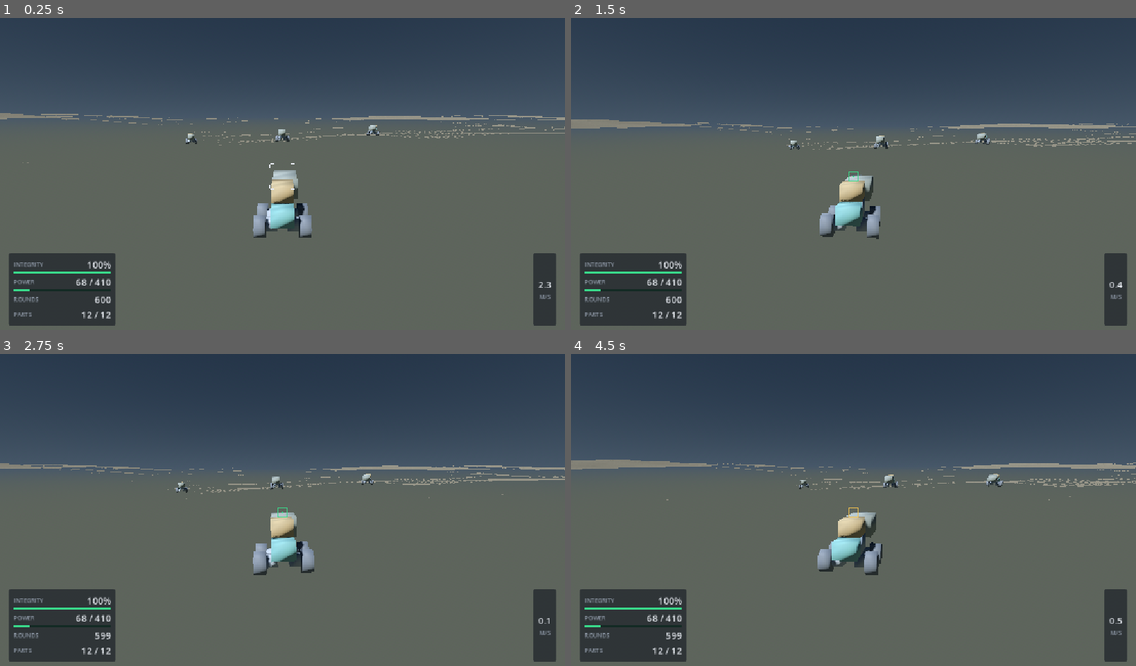
Above: before the commit, frames 1-4 (two rows, left to right).
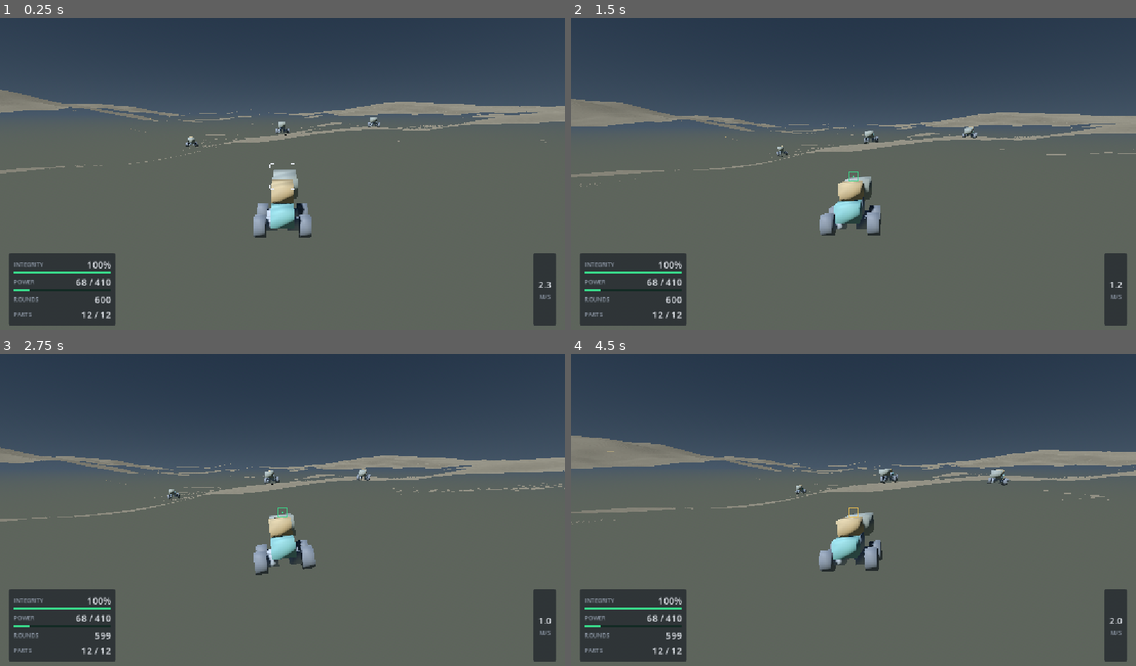
Above: after the commit, the same moments.

Repository: RobLobsta/project-syndicate
Game: Godot game, scene res://scenes/boot/main.tscn
The game is run twice, just before and just after one commit, with the same random seed, the same clock (stepped at 60 frames per second) and the same inputs.
Inputs (mouse positions are in pixels of both pictures, inside the frame that each line leads up to):
- Up to frame 1 (0.25 s): no input
- Up to frame 2 (1.5 s): tap Enter at 0.5 s; move the mouse to (881, 174) at 0.52 s; hold E (effector_cycle_group) from 0.53 s (still down); tap M (build_mirror_toggle) at 0.6 s; move the mouse to (825, 177) at 1.27 s; tap Middle mouse button (build_pick) at 1.35 s
- Up to frame 3 (2.75 s): keep holding E (effector_cycle_group); move the mouse to (293, 506) at 2.02 s; click (293, 506) at 2.1 s
- Up to frame 4 (4.5 s): keep holding E (effector_cycle_group); move the mouse to (847, 516) at 2.77 s; right-click (847, 516) at 2.85 s; move the mouse to (893, 516) at 3.52 s; tap T (build_rotate_pitch) at 3.6 s; move the mouse to (808, 510) at 4.27 s; tap Y (build_rotate_roll) at 4.35 s

The runs differ from the first frame. In frame 1, 4.2% of the frame differs, in the area x 0-100%, y 23-71%; in frame 2, 4.9%; in frame 3, 4.3%; in frame 4, 5.4%, in the area x 0-100%, y 26-87%.

Commit message:
Make the terrain readable, gate DCC operands, and consolidate the handoff
Three things, all of which came from looking at the game rather than at the
suite.

The terrain rendered as a flat plane. At 6.5 m of relief over the noise's
110 m wavelength the slope is about 3 degrees, which is drivable and
invisible, and the whole Ground Array looked like the slab it replaced.
Amplitude is 15 m.

Grazing angles showed speckle crawling over the ground, which looked like
z-fighting and was the surface classification flickering between COMPACTED
and LOOSE sample to sample. GroundSource measured the gradient across a
single 0.5 m step, which samples the finest noise octave. A slope is a
metres-scale feature and spoil collects on it at that scale; the stencil now
spans 4 m and the classification comes out in coherent bands.

Neither was visible in any test. The suite was green for both while the
physics file proved the collision agreed with the height data to 12 cm.

ManifoldChecker lands as doc 10 §3.1's blocking gate. It welds by position
before counting edge uses, because the naive index-based predicate disagrees
with the engine on two of the six probed cases — a split-vertex BoxMesh and
a SphereMesh's pole fans — and both disagreements refuse geometry that bakes
perfectly. Degenerate triangles are reported and are not fatal. A duplicated
face is caught by excess edges, which a boundary-only check would pass.

HANDOFF is consolidated rather than appended: three engine facts, five
findings, the player review re-ranked, and the next-steps queue rewritten.
Landing the terrain promoted "nothing renders a wheel at its contact point"
from a theoretical complaint to the most obvious unfinished thing about the
vehicle, because a wheel drawn at its lattice cell now visibly hangs in the
air on every crest.

Co-Authored-By: Claude Opus 5 <noreply@anthropic.com>
Claude-Session: https://claude.ai/code/session_01QDHLJyLmHox6MW1QMPRHwZ

Diff:
--- /dev/null
+++ b/src/core/util/manifold_checker.gd
@@ -0,0 +1,187 @@
+class_name ManifoldChecker
+extends RefCounted
+## Decides whether a mesh is a closed solid that Godot's CSG will accept, as
+## required by [code]docs/PROCEDURAL_STRUCTURE_SLICING.md[/code] §3.1.
+##
+## [b]This is a blocking gate, not a diagnostic.[/b] Godot 4.4 replaced the CSG
+## implementation with the Manifold library, whose contract is that operands are
+## watertight — and an operand that is not does not raise, does not warn, and
+## does not fail the bake. It contributes nothing and the tree bakes cleanly
+## without it. Measured against 4.7.1: an open two-triangle sheet unioned with a
+## 1 m box bakes to exactly the box; a box with one face deleted bakes to
+## nothing; a 9 408-triangle cylinder whose seam vertices differ by the 2.4e-16
+## between [code]sin(0)[/code] and [code]sin(TAU)[/code] bakes to nothing and
+## takes its twelve window cuts with it.
+##
+## So the failure mode a DCC-authored Static Volume produces is [b]a missing wall
+## in an otherwise perfect building, with a green build log[/b]. Nothing
+## downstream can detect it: a dropped operand leaves bake output that is
+## impeccably manifold and simply missing a storey. The check therefore runs on
+## the [i]input[/i] operands and refuses the bake.
+##
+## [b]The predicate must weld by position first.[/b] Counting edge uses by vertex
+## index reports Godot's own [BoxMesh] as having 24 boundary edges, because a box
+## is 24 vertices once split for UVs and normals — and the engine bakes that box
+## perfectly, because Manifold welds by position internally. Degenerate triangles
+## must [i]not[/i] disqualify either: [SphereMesh] ships 128 of them at its poles
+## and bakes fine.
+##
+## Verified to agree with the engine on all six of [BoxMesh], [SphereMesh], a
+## welded grid box, a float-seam cylinder, an open sheet, and a holed box.
+
+## Grid the weld quantises positions to, in reciprocal metres. At 1/4096 m two
+## vertices closer than about 0.24 mm are the same vertex — far below any
+## intentional feature and far above the float error a DCC export introduces at
+## a UV seam.
+const WELD_QUANTUM: float = 4096.0
+
+
+## The verdict on one surface of one mesh.
+class Report:
+	extends RefCounted
+
+	## Whether the surface is a closed orientable solid CSG will accept.
+	var ok: bool = false
+	## Edges used by exactly one triangle: a hole.
+	var boundary_edges: int = 0
+	## Edges used by three or more: a fin, or a duplicated face.
+	var excess_edges: int = 0
+	## Triangles with two or more coincident corners. Reported, never fatal.
+	var degenerate_triangles: int = 0
+	var triangle_count: int = 0
+	var welded_vertex_count: int = 0
+	var raw_vertex_count: int = 0
+
+	## A one-line explanation naming what is wrong and what it will cost.
+	func summary() -> String:
+		if ok:
+			return (
+				"closed solid: %d triangles, %d vertices welded from %d"
+				% [triangle_count, welded_vertex_count, raw_vertex_count]
+			)
+		var parts := PackedStringArray()
+		if boundary_edges > 0:
+			parts.push_back("%d boundary edges (holes)" % boundary_edges)
+		if excess_edges > 0:
+			parts.push_back("%d edges shared by 3+ faces (fins or duplicate faces)" % excess_edges)
+		if parts.is_empty():
+			parts.push_back("no geometry")
+		return (
+			"NOT a closed solid: %s. Godot's CSG will discard this operand "
+			+ "silently and bake the rest of the tree without it."
+		) % ", ".join(parts)
+
+
+## Checks surface [param surface] of [param mesh].
+static func check_surface(mesh: Mesh, surface: int = 0) -> Report:
+	var report := Report.new()
+	if mesh == null or surface < 0 or surface >= mesh.get_surface_count():
+		return report
+	var arrays: Array = mesh.surface_get_arrays(surface)
+	if arrays.is_empty():
+		return report
+	return check_arrays(arrays)
+
+
+## Checks a raw surface array set, so a caller can validate geometry it has built
+## but not yet committed to a [Mesh].
+static func check_arrays(arrays: Array) -> Report:
+	var report := Report.new()
+	var verts: PackedVector3Array = arrays[Mesh.ARRAY_VERTEX]
+	if verts.is_empty():
+		return report
+	var idx: PackedInt32Array = arrays[Mesh.ARRAY_INDEX]
+	if idx.is_empty():
+		# An unindexed surface is a flat triangle soup; every vertex is its own
+		# index and the weld below is what recovers the topology.
+		idx = PackedInt32Array()
+		idx.resize(verts.size())
+		for i: int in verts.size():
+			idx[i] = i
+
+	report.raw_vertex_count = verts.size()
+	report.triangle_count = idx.size() / 3
+
+	var weld := _weld_by_position(verts)
+	report.welded_vertex_count = _distinct_count(weld)
+
+	# Edge use counts, keyed on the welded endpoint pair with the lower index
+	# first so that the two directions of one edge are the same key.
+	var use: Dictionary = {}
+	for t: int in report.triangle_count:
+		var a := weld[idx[t * 3]]
+		var b := weld[idx[t * 3 + 1]]
+		var c := weld[idx[t * 3 + 2]]
+		if a == b or b == c or a == c:
+			# A sliver with two corners welded together contributes no surface
+			# and no boundary. SphereMesh ships 128 of these at its poles.
+			report.degenerate_triangles += 1
+			continue
+		for e: Vector2i in [Vector2i(a, b), Vector2i(b, c), Vector2i(c, a)]:
+			var key := Vector2i(mini(e.x, e.y), maxi(e.x, e.y))
+			use[key] = int(use.get(key, 0)) + 1
+
+	for key: Vector2i in use:
+		var n := int(use[key])
+		if n == 1:
+			report.boundary_edges += 1
+		elif n > 2:
+			report.excess_edges += 1
+
+	report.ok = (
+		report.boundary_edges == 0 and report.excess_edges == 0 and not use.is_empty()
+	)
+	return report
+
+
+## Checks every surface of [param mesh]. A multi-surface mesh is a solid only if
+## all of its surfaces are.
+static func check_mesh(mesh: Mesh) -> Report:
+	if mesh == null or mesh.get_surface_count() == 0:
+		return Report.new()
+	var combined := check_surface(mesh, 0)
+	for i: int in range(1, mesh.get_surface_count()):
+		var r := check_surface(mesh, i)
+		combined.ok = combined.ok and r.ok
+		combined.boundary_edges += r.boundary_edges
+		combined.excess_edges += r.excess_edges
+		combined.degenerate_triangles += r.degenerate_triangles
+		combined.triangle_count += r.triangle_count
+		combined.raw_vertex_count += r.raw_vertex_count
+	return combined
+
+
+## Checks [param mesh] and pushes an error naming [param label] when it fails.
+##
+## The gate the bake calls. Returns whether the operand may be used, so a caller
+## reads as [code]if not ManifoldChecker.require(m, path): return[/code].
+static func require(mesh: Mesh, label: String) -> bool:
+	var report := check_mesh(mesh)
+	if report.ok:
+		return true
+	push_error("Static Volume operand '%s' is not usable: %s" % [label, report.summary()])
+	return false
+
+
+## Maps each vertex to an id shared by every vertex at the same quantised
+## position, which is the weld Manifold performs internally.
+static func _weld_by_position(verts: PackedVector3Array) -> PackedInt32Array:
+	var key_to_id: Dictionary = {}
+	var out := PackedInt32Array()
+	out.resize(verts.size())
+	for i: int in verts.size():
+		var p := verts[i]
+		var k := Vector3i(
+			roundi(p.x * WELD_QUANTUM), roundi(p.y * WELD_QUANTUM), roundi(p.z * WELD_QUANTUM)
+		)
+		if not key_to_id.has(k):
+			key_to_id[k] = key_to_id.size()
+		out[i] = int(key_to_id[k])
+	return out
+
+
+static func _distinct_count(weld: PackedInt32Array) -> int:
+	var seen: Dictionary = {}
+	for v: int in weld:
+		seen[v] = true
+	return seen.size()
--- a/src/ui/match/match_screen.gd
+++ b/src/ui/match/match_screen.gd
@@ -36,10 +36,13 @@
 ## same basin every launch — Invariant I-9, and also the difference between a
 ## map and a lottery.
 const GROUND_SEED: int = 20260803
-## Peak-to-trough relief of the arena floor, in metres. Modest deliberately: the
-## wheeled recipe has 0.34 m of suspension travel and the point of the first
-## terrain build is that it is drivable, not that it is dramatic.
-const GROUND_AMPLITUDE_M: float = 6.5
+## Peak-to-trough relief of the arena floor, in metres.
+##
+## Raised from 6.5 after looking at it: at that amplitude the noise's 110 m
+## wavelength produces about 3 degrees of slope, which is drivable but reads as a
+## flat plane from the chase camera and made the whole Ground Array look like the
+## slab it replaced. Terrain nobody can see is terrain nobody fights over.
+const GROUND_AMPLITUDE_M: float = 15.0
 ## Height above the ground the builds are dropped from, so they settle onto
 ## their own contacts rather than being placed at a pose somebody guessed.
 const DROP_HEIGHT_M: float = 1.4
--- a/src/world/ground/ground_source.gd
+++ b/src/world/ground/ground_source.gd
@@ -41,6 +41,16 @@
 ## spoil collects on steep faces and not on flat ones. Expressed as metres of
 ## rise per metre of run.
 const LOOSE_SLOPE_THRESHOLD: float = 0.34
+
+## Half-width of the gradient stencil, in samples.
+##
+## [b]Not 1.[/b] Measuring the slope across a single 0.5 m step samples the
+## finest noise octave, so ground near the threshold flips class from one sample
+## to the next and the splat map comes out as speckle rather than as regions —
+## which at a grazing angle reads as static crawling over the terrain. A slope is
+## a metres-scale feature and spoil collects on it at that scale, so the stencil
+## spans 4 m and the classification comes out in coherent patches.
+const SLOPE_STENCIL_SAMPLES: int = 4
 
 var kind: Kind = Kind.FLAT
 var seed: int = 0
@@ -93,9 +103,10 @@
 func surface_at(s: Vector2i) -> int:
 	if kind == Kind.FLAT:
 		return default_surface
-	var spacing := GroundConstants.SAMPLE_SPACING_M
-	var dx := (height_at(s + Vector2i(1, 0)) - height_at(s - Vector2i(1, 0))) / (2.0 * spacing)
-	var dz := (height_at(s + Vector2i(0, 1)) - height_at(s - Vector2i(0, 1))) / (2.0 * spacing)
+	var n := SLOPE_STENCIL_SAMPLES
+	var run := 2.0 * float(n) * GroundConstants.SAMPLE_SPACING_M
+	var dx := (height_at(s + Vector2i(n, 0)) - height_at(s - Vector2i(n, 0))) / run
+	var dz := (height_at(s + Vector2i(0, n)) - height_at(s - Vector2i(0, n))) / run
 	var slope := sqrt(dx * dx + dz * dz)
 	if slope > LOOSE_SLOPE_THRESHOLD:
 		return SurfaceTable.Surface.LOOSE
--- /dev/null
+++ b/tests/unit/test_manifold_checker.gd
@@ -0,0 +1,223 @@
+extends TestCase
+## [ManifoldChecker] against the cases the engine's own behaviour was measured
+## on, for [code]docs/PROCEDURAL_STRUCTURE_SLICING.md[/code] §3.1.
+##
+## [b]Every expectation here is what Godot 4.7.1's CSG actually did[/b], probed
+## directly rather than reasoned about. That matters more than usual: the naive
+## predicate — count edge uses by vertex index, demand exactly two — disagrees
+## with the engine on two of the six cases below, and both disagreements are in
+## the direction of refusing geometry that bakes perfectly well.
+##
+## The measured results, from the probe recorded in HANDOFF §3.58 and §3.59:
+##
+## [codeblock]
+## BoxMesh (24 split verts, closed)   engine: bakes      naive index check: 24 boundary
+## SphereMesh (UV seam, pole fans)    engine: bakes      naive index check: fails
+## welded grid box                    engine: bakes      agrees
+## cylinder with a TAU float seam     engine: DISCARDS   agrees
+## open two-triangle sheet            engine: DISCARDS   agrees
+## box with one face deleted          engine: DISCARDS   agrees
+## [/codeblock]
+
+
+func _array_mesh(primitive: Mesh) -> ArrayMesh:
+	var m := ArrayMesh.new()
+	m.add_surface_from_arrays(Mesh.PRIMITIVE_TRIANGLES, primitive.surface_get_arrays(0))
+	return m
+
+
+## ===== THE CASES THE ENGINE ACCEPTS ====================================
+
+
+## The case that rules out the naive predicate. A box is 8 corners and 24
+## vertices; welding by position is what recovers the fact that it is closed.
+func test_a_box_with_split_vertices_is_a_solid() -> void:
+	var bm := BoxMesh.new()
+	bm.size = Vector3(3, 3, 3)
+	var report := ManifoldChecker.check_mesh(_array_mesh(bm))
+	check_true(report.ok, "BoxMesh is a closed solid: %s" % report.summary())
+	check_eq(report.boundary_edges, 0, "no holes")
+	check_eq(report.excess_edges, 0, "no fins")
+	# The weld is the whole mechanism, so assert that it happened rather than
+	# only that the verdict came out right.
+	check_eq(report.raw_vertex_count, 24, "a box arrives as 24 split vertices")
+	check_eq(report.welded_vertex_count, 8, "and welds to its 8 corners")
+
+
+## Degenerate triangles are reported and are not fatal. A sphere's pole fans are
+## the standard case and the engine bakes them.
+func test_a_sphere_with_pole_fans_is_a_solid() -> void:
+	var sm := SphereMesh.new()
+	sm.radius = 1.5
+	sm.height = 3.0
+	var report := ManifoldChecker.check_mesh(_array_mesh(sm))
+	check_true(report.ok, "SphereMesh is a closed solid: %s" % report.summary())
+	check_true(
+		report.degenerate_triangles > 0,
+		"and it does carry degenerate triangles (%d), which are not fatal"
+			% report.degenerate_triangles
+	)
+
+
+func test_a_watertight_grid_box_is_a_solid() -> void:
+	var report := ManifoldChecker.check_mesh(_grid_box(6, 4.0))
+	check_true(report.ok, "a welded grid box is a closed solid: %s" % report.summary())
+	check_eq(report.degenerate_triangles, 0, "and has no slivers")
+
+
+## ===== THE CASES THE ENGINE SILENTLY DISCARDS ==========================
+
+
+## The failure a DCC export actually produces, and the reason this gate exists:
+## a seam whose two sides were generated by different arithmetic.
+func test_a_float_seam_leaves_the_surface_open() -> void:
+	var report := ManifoldChecker.check_mesh(_seam_cylinder(12, 24, 4.0, 10.0))
+	check_false(report.ok, "a cylinder with a TAU float seam is not a solid")
+	check_true(
+		report.boundary_edges > 0,
+		"and the seam shows up as boundary edges, got %d" % report.boundary_edges
+	)
+	check_true(
+		report.summary().contains("discard"),
+		"the message says what the engine will do about it: %s" % report.summary()
+	)
+
+
+func test_an_open_sheet_is_not_a_solid() -> void:
+	var arrays: Array = []
+	arrays.resize(Mesh.ARRAY_MAX)
+	arrays[Mesh.ARRAY_VERTEX] = PackedVector3Array(
+		[Vector3(-2, 0, -2), Vector3(2, 0, -2), Vector3(2, 0, 2), Vector3(-2, 0, 2)]
+	)
+	arrays[Mesh.ARRAY_INDEX] = PackedInt32Array([0, 1, 2, 0, 2, 3])
+	var report := ManifoldChecker.check_arrays(arrays)
+	check_false(report.ok, "a flat sheet is not a solid")
+	check_eq(report.boundary_edges, 4, "its four sides are all boundary")
+
+
+## The artist-forgot-to-close-it case. The engine bakes this to nothing at all,
+## which is worse than baking it wrong.
+func test_a_box_missing_one_face_is_not_a_solid() -> void:
+	var bm := BoxMesh.new()
+	bm.size = Vector3(2, 2, 2)
+	var full: Array = bm.surface_get_arrays(0)
+	var fi: PackedInt32Array = full[Mesh.ARRAY_INDEX]
+	var holed := PackedInt32Array()
+	for t: int in (fi.size() / 3) - 2:
+		holed.append_array(PackedInt32Array([fi[t * 3], fi[t * 3 + 1], fi[t * 3 + 2]]))
+	var arrays: Array = []
+	arrays.resize(Mesh.ARRAY_MAX)
+	arrays[Mesh.ARRAY_VERTEX] = full[Mesh.ARRAY_VERTEX]
+	arrays[Mesh.ARRAY_INDEX] = holed
+	var report := ManifoldChecker.check_arrays(arrays)
+	check_false(report.ok, "a box missing a face is not a solid")
+	check_eq(report.boundary_edges, 4, "the missing face leaves four boundary edges")
+
+
+## A duplicated face is the other way a DCC export goes wrong — a mirror modifier
+## applied twice — and it produces edges shared by four triangles rather than
+## holes, so a boundary-only check would pass it.
+func test_a_duplicated_face_is_not_a_solid() -> void:
+	var bm := BoxMesh.new()
+	bm.size = Vector3(2, 2, 2)
+	var full: Array = bm.surface_get_arrays(0)
+	var fi: PackedInt32Array = full[Mesh.ARRAY_INDEX]
+	var doubled := fi.duplicate()
+	doubled.append_array(PackedInt32Array([fi[0], fi[1], fi[2], fi[3], fi[4], fi[5]]))
+	var arrays: Array = []
+	arrays.resize(Mesh.ARRAY_MAX)
+	arrays[Mesh.ARRAY_VERTEX] = full[Mesh.ARRAY_VERTEX]
+	arrays[Mesh.ARRAY_INDEX] = doubled
+	var report := ManifoldChecker.check_arrays(arrays)
+	check_false(report.ok, "a box with one face duplicated is not a solid")
+	check_true(
+		report.excess_edges > 0,
+		"and it is caught by excess edges rather than by holes, got %d" % report.excess_edges
+	)
+	check_eq(report.boundary_edges, 0, "a boundary-only check would have passed it")
+
+
+## ===== THE GATE ========================================================
+
+
+## The gate's accept path only. Its refuse path's whole extra behaviour is a
+## [method @GlobalScope.push_error], and `tools/ci/run_all_checks.sh` fails the
+## suite on any engine error printed during it (HANDOFF §3.34) — which is the
+## correct behaviour for the wrapper and means a test must not deliberately
+## provoke one. The refusals are asserted through [method
+## ManifoldChecker.check_mesh] above, which is what `require` decides on.
+func test_require_admits_a_solid() -> void:
+	var bm := BoxMesh.new()
+	bm.size = Vector3(1, 1, 1)
+	check_true(ManifoldChecker.require(_array_mesh(bm), "a box"), "a solid is admitted")
+
+
+## The two empty cases the gate has to refuse, asserted without provoking the
+## error that reporting them prints.
+func test_nothing_and_an_empty_mesh_are_not_solids() -> void:
+	check_false(ManifoldChecker.check_mesh(null).ok, "a null mesh is not a solid")
+	check_false(ManifoldChecker.check_mesh(ArrayMesh.new()).ok, "an empty mesh is not a solid")
+
+
+## ===== FIXTURES ========================================================
+
+
+## A cylinder whose seam is closed by arithmetic rather than by construction:
+## cos(TAU) and cos(0) differ in the last bits, so the two sides never weld.
+func _seam_cylinder(rings: int, seg: int, r: float, h: float) -> ArrayMesh:
+	var st := SurfaceTool.new()
+	st.begin(Mesh.PRIMITIVE_TRIANGLES)
+	for y: int in rings:
+		var y0 := -h * 0.5 + h * float(y) / float(rings)
+		var y1 := -h * 0.5 + h * float(y + 1) / float(rings)
+		for s: int in seg:
+			var a0 := TAU * float(s) / float(seg)
+			var a1 := TAU * float(s + 1) / float(seg)
+			st.add_vertex(Vector3(cos(a0) * r, y0, sin(a0) * r))
+			st.add_vertex(Vector3(cos(a0) * r, y1, sin(a0) * r))
+			st.add_vertex(Vector3(cos(a1) * r, y1, sin(a1) * r))
+			st.add_vertex(Vector3(cos(a0) * r, y0, sin(a0) * r))
+			st.add_vertex(Vector3(cos(a1) * r, y1, sin(a1) * r))
+			st.add_vertex(Vector3(cos(a1) * r, y0, sin(a1) * r))
+	st.index()
+	return st.commit()
+
+
+## A subdivided box welded by quantised position at build time, so it is closed
+## by construction rather than by luck.
+func _grid_box(n: int, s: float) -> ArrayMesh:
+	var verts := PackedVector3Array()
+	var idx := PackedInt32Array()
+	var seen: Dictionary = {}
+	var put := func(p: Vector3) -> int:
+		var k := Vector3i(roundi(p.x * 4096.0), roundi(p.y * 4096.0), roundi(p.z * 4096.0))
+		if seen.has(k):
+			return int(seen[k])
+		var i := verts.size()
+		verts.push_back(p)
+		seen[k] = i
+		return i
+	for normal: Vector3 in [
+		Vector3.RIGHT, Vector3.LEFT, Vector3.UP, Vector3.DOWN, Vector3.BACK, Vector3.FORWARD
+	]:
+		var u := Vector3(normal.y, normal.z, normal.x)
+		var v := normal.cross(u)
+		for a: int in n:
+			for b: int in n:
+				var c := normal * (s * 0.5)
+				var fa0 := (-1.0 + 2.0 * float(a) / float(n)) * s * 0.5
+				var fa1 := (-1.0 + 2.0 * float(a + 1) / float(n)) * s * 0.5
+				var fb0 := (-1.0 + 2.0 * float(b) / float(n)) * s * 0.5
+				var fb1 := (-1.0 + 2.0 * float(b + 1) / float(n)) * s * 0.5
+				var i00 := put.call(c + u * fa0 + v * fb0) as int
+				var i10 := put.call(c + u * fa1 + v * fb0) as int
+				var i11 := put.call(c + u * fa1 + v * fb1) as int
+				var i01 := put.call(c + u * fa0 + v * fb1) as int
+				idx.append_array(PackedInt32Array([i00, i10, i11, i00, i11, i01]))
+	var arrays: Array = []
+	arrays.resize(Mesh.ARRAY_MAX)
+	arrays[Mesh.ARRAY_VERTEX] = verts
+	arrays[Mesh.ARRAY_INDEX] = idx
+	var m := ArrayMesh.new()
+	m.add_surface_from_arrays(Mesh.PRIMITIVE_TRIANGLES, arrays)
+	return m
Not shown, added: src/core/util/manifold_checker.gd.uid
Not shown, added: tests/unit/test_manifold_checker.gd.uid
Not shown, changed: HANDOFF.md
